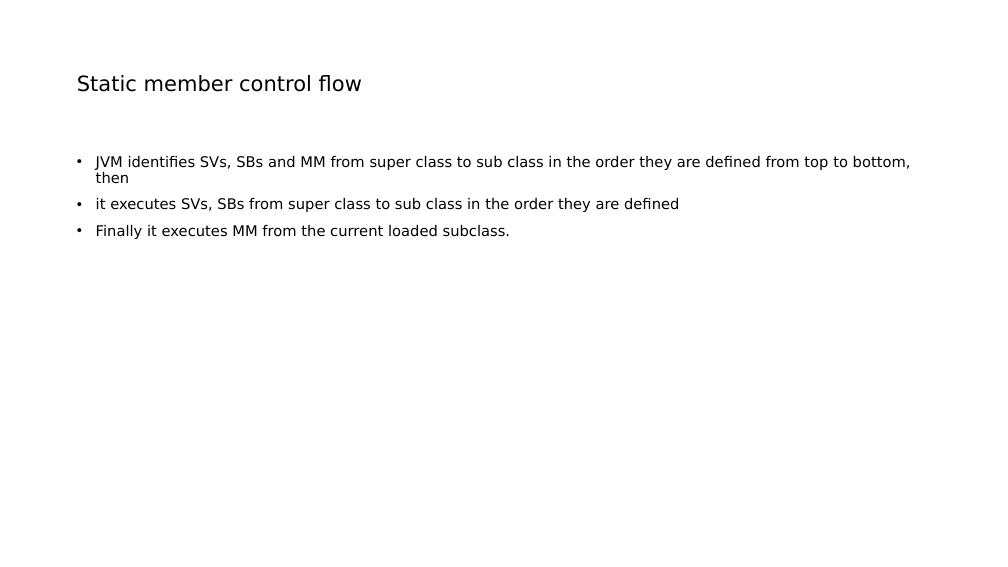
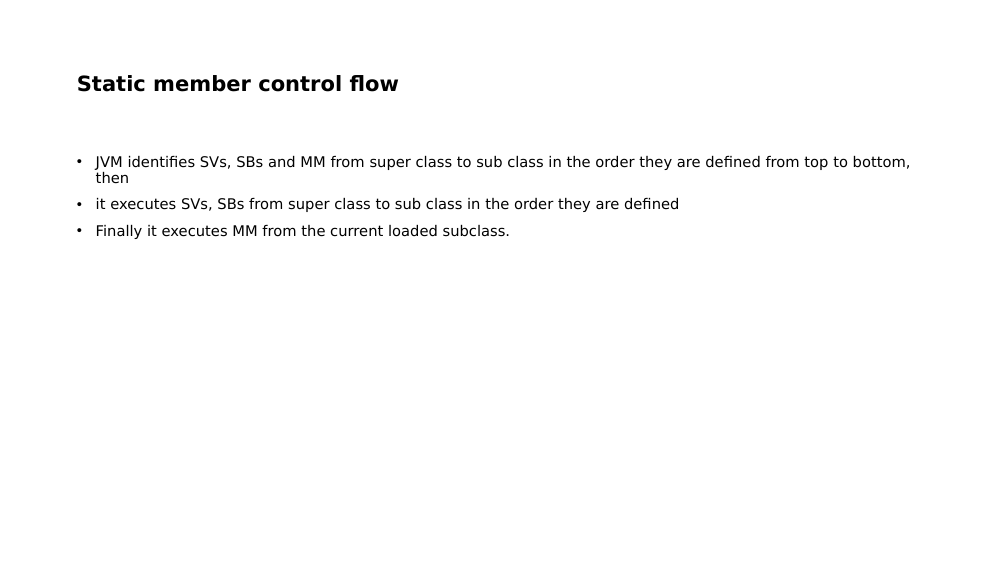
Before and after one commit to indrajeetydv/FSWDT, a slide deck: slide 25 of CoreJavaNotes.pptx. Drawn at 1008x567 pixels with LibreOffice and Linux fonts; fonts in the diff are those of the drawing. Boxes give left, top, right and bottom in pixels: in the first picture for what was removed or moved away, otherwise in the second. Text is boxed around its words. In the diff, an @@ line names an element or a change of style, - is before the commit and + after.

```diff
--- a/CoreJavaNotes.pptx
+++ b/CoreJavaNotes.pptx
@@ title "Static member control flow" at <box>77,75,399,92</box>: bold on @@
```
Also in this commit, not shown: 1 other slide changed, 3 slides added.
